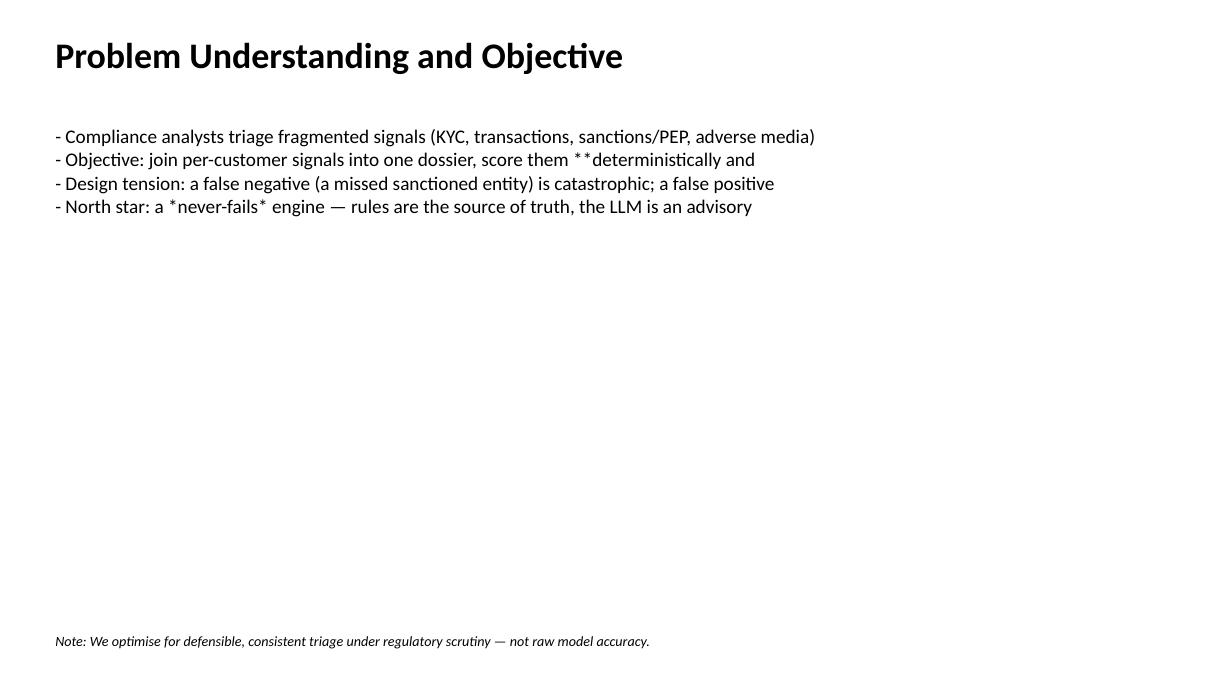
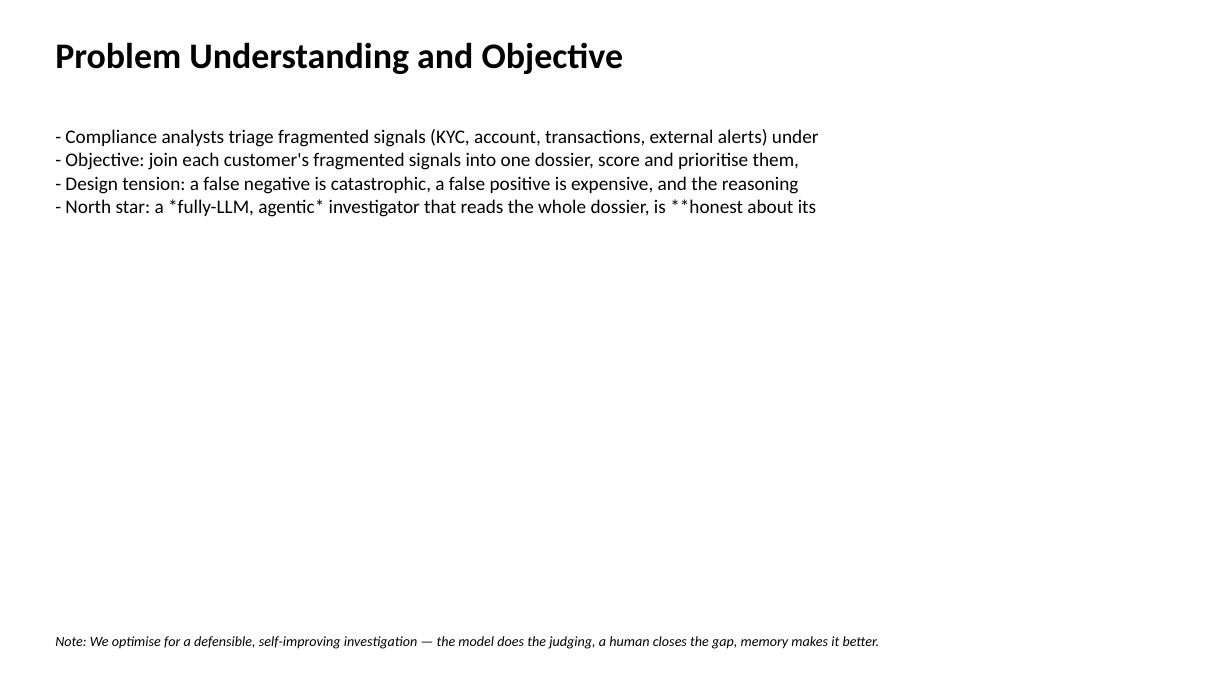
Before and after one commit to NeetigyaShah/frisk-risk-signal-aggregator, a slide deck: slide 1 of docs/deck/deck.pptx. Drawn at 1232x693 pixels with LibreOffice and Linux fonts; fonts in the diff are those of the drawing. Boxes give left, top, right and bottom in pixels: in the first picture for what was removed or moved away, otherwise in the second. Text is boxed around its words. In the diff, an @@ line names an element or a change of style, - is before the commit and + after.

```diff
--- a/docs/deck/deck.pptx
+++ b/docs/deck/deck.pptx
@@ text at [65, 129, 819, 217]: text changed @@
-- Compliance analysts triage fragmented signals (KYC, transactions, sanctions/PEP, adverse media)
-- Objective: join per-customer signals into one dossier, score them **deterministically and
-- Design tension: a false negative (a missed sanctioned entity) is catastrophic; a false positive
-- North star: a *never-fails* engine — rules are the source of truth, the LLM is an advisory
+- Compliance analysts triage fragmented signals (KYC, account, transactions, external alerts) under
+- Objective: join each customer's fragmented signals into one dossier, score and prioritise them,
+- Design tension: a false negative is catastrophic, a false positive is expensive, and the reasoning
+- North star: a *fully-LLM, agentic* investigator that reads the whole dossier, is **honest about its
@@ text at [55, 636, 880, 649]: text changed @@
-Note: We optimise for defensible, consistent triage under regulatory scrutiny — not raw model accuracy.
+Note: We optimise for a defensible, self-improving investigation — the model does the judging, a human closes the gap, memory makes it better.
```
Also in this commit, not shown: 3 other slides changed, 1 slide added, 1 slide removed, 4 other files.
